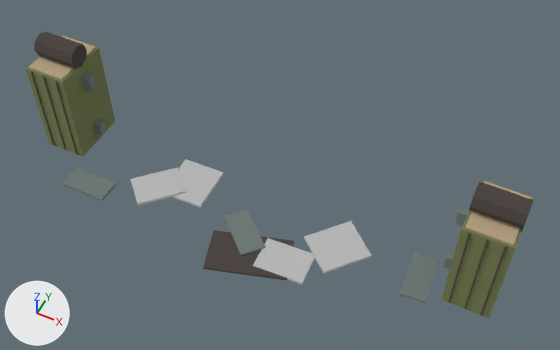
What one commit did to the FBX model entregas/teo-modelado/muro-estados/puerta_vehiculos/SM_PuertaVehiculos_v3_MallaEspino_e3_Brecha_LOD0.fbx.
The view is the same before and after, from a 50 mm lens placed at (4.84, -8.88, 12.12), pointed at (0.42, -0.04, 1.07). The lights are fixed; the arrows at lower left show +X, +Y and +Z. The picture after the commit comes second. Where no turn or scale is listed for an object, it has been applied to the vertices.

Names of what the first picture shows: 'SM_bloques.puerta_estados_v15_LOD0' and 2 more.
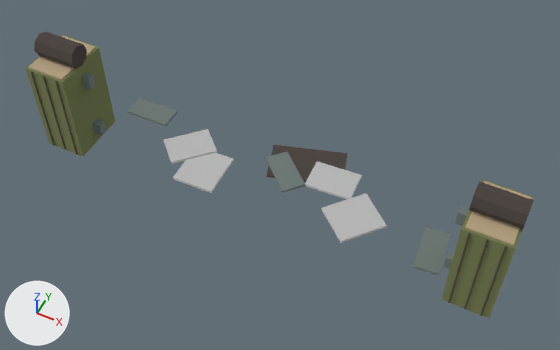
Changed parts and their boxes (x1, y1, x2, y2) in the pictures (560 x 350 px; the box of a moved part takes in the faces that stretch with it):
part 1 of me_sm_bloques_puerta_estados_v15_lod0_001, moved or reshaped
    before: (62, 167, 116, 201)
    after: (128, 98, 177, 127)
part 2 of me_sm_bloques_puerta_estados_v15_lod0_001, moved or reshaped
    before: (130, 167, 186, 206)
    after: (164, 129, 217, 164)
part 3 of me_sm_bloques_puerta_estados_v15_lod0_001, moved or reshaped
    before: (173, 159, 224, 208)
    after: (173, 152, 234, 193)
part 4 of me_sm_bloques_puerta_estados_v15_lod0_001, moved or reshaped
    before: (224, 209, 265, 256)
    after: (265, 151, 305, 193)
part 5 of me_sm_bloques_puerta_estados_v15_lod0_001, moved or reshaped
    before: (253, 238, 315, 285)
    after: (305, 161, 362, 200)
part 6 of me_sm_bloques_puerta_estados_v15_lod0_001, moved or reshaped
    before: (304, 221, 372, 273)
    after: (321, 193, 387, 243)
part 7 of me_sm_bloques_puerta_estados_v15_lod0_001, moved or reshaped
    before: (203, 230, 294, 281)
    after: (266, 145, 348, 182)

What changed in the scene script:
```text
Change me_sm_bloques_puerta_estados_v15_lod0_001:
    used by ob_sm_bloques_puerta_estados_v15_lod0; location = (0.0, 0.0, 0.0)
    remove me_sm_bloques_puerta_estados_v15_lod0_001.from_pydata(...)  # 224 vertices, 184 faces; spans x -4.9..4.9, y -1.97..0.62, z 0.0..2.55
    add me_sm_bloques_puerta_estados_v15_lod0_001.from_pydata(...)  # 224 vertices, 184 faces; spans x -4.9..4.9, y -0.62..1.97, z 0.0..2.55
    me_sm_bloques_puerta_estados_v15_lod0_001 part 1: the loose piece of 8 vertices spanning x -3.9..-2.9, y -1.45..-0.95, z 0.01..0.07 is moved by (0.0, 2.4, 0.0)
    me_sm_bloques_puerta_estados_v15_lod0_001 part 2: the loose piece of 8 vertices spanning x -2.68..-1.48, y -1.24..-0.03, z 0.04..0.1 is moved by (0.0, 1.27, 0.0)
    me_sm_bloques_puerta_estados_v15_lod0_001 part 3: the loose piece of 8 vertices spanning x -1.96..-1.03, y -0.73..0.3, z 0.01..0.07 is moved by (0.0, 0.43, 0.0)
    me_sm_bloques_puerta_estados_v15_lod0_001 part 4: the loose piece of 8 vertices spanning x -0.46..0.61, y -1.41..-0.37, z 0.04..0.1 is moved by (0.0, 1.78, 0.0)
    me_sm_bloques_puerta_estados_v15_lod0_001 part 5: the loose piece of 8 vertices spanning x 0.55..1.59, y -1.51..-0.76, z 0.01..0.07 is moved by (0.0, 2.27, 0.0)
    me_sm_bloques_puerta_estados_v15_lod0_001 part 6: the loose piece of 8 vertices spanning x 1.17..2.5, y -1.07..0.27, z 0.04..0.1 is moved by (0.0, 0.8, 0.0)
    me_sm_bloques_puerta_estados_v15_lod0_001 part 7: the loose piece of 8 vertices spanning x -0.5..1.3, y -1.97..-0.63, z 0.01..0.06 is moved by (0.0, 2.6, 0.0)
    other edits to the shape of me_sm_bloques_puerta_estados_v15_lod0_001 do not show in these pictures
```
